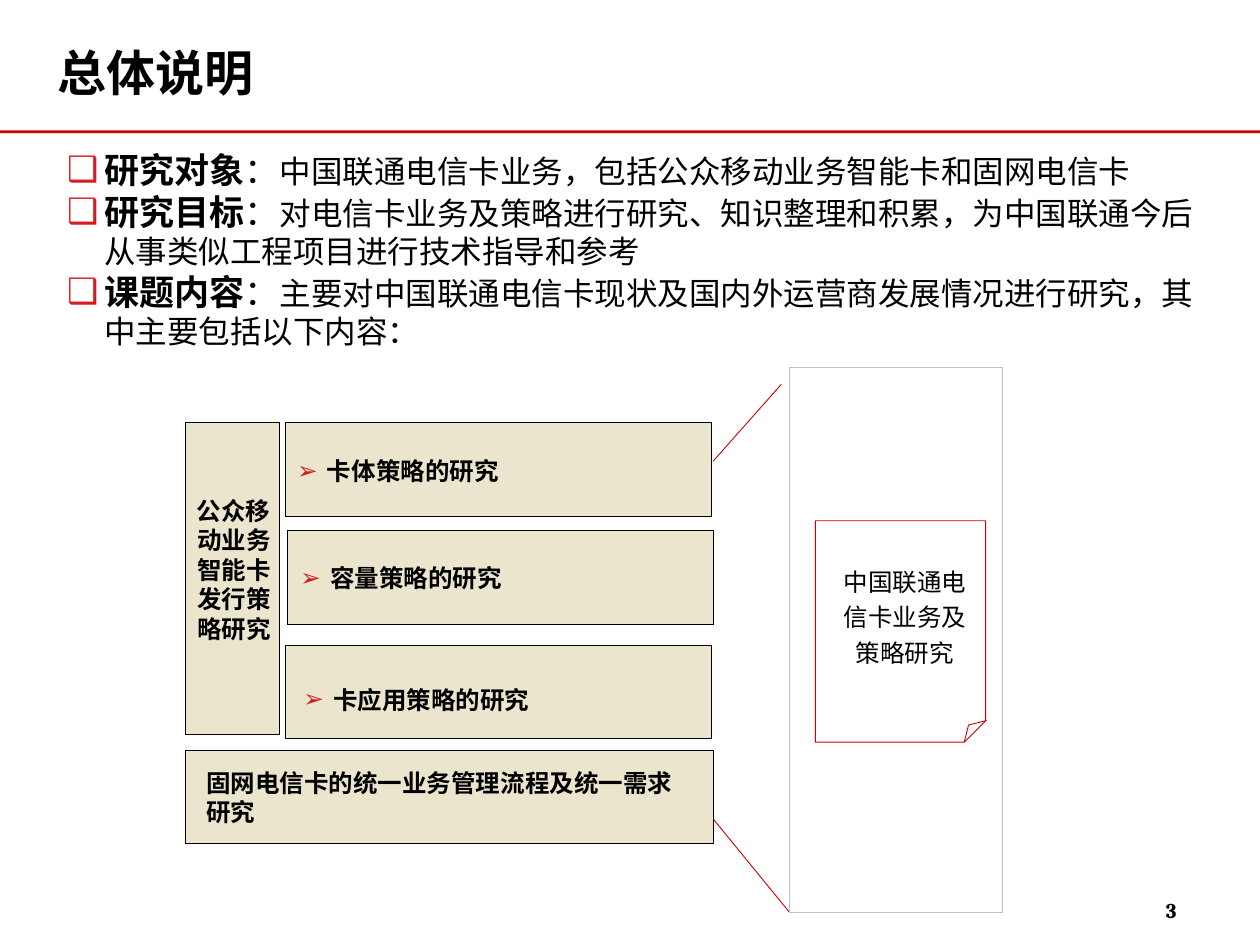
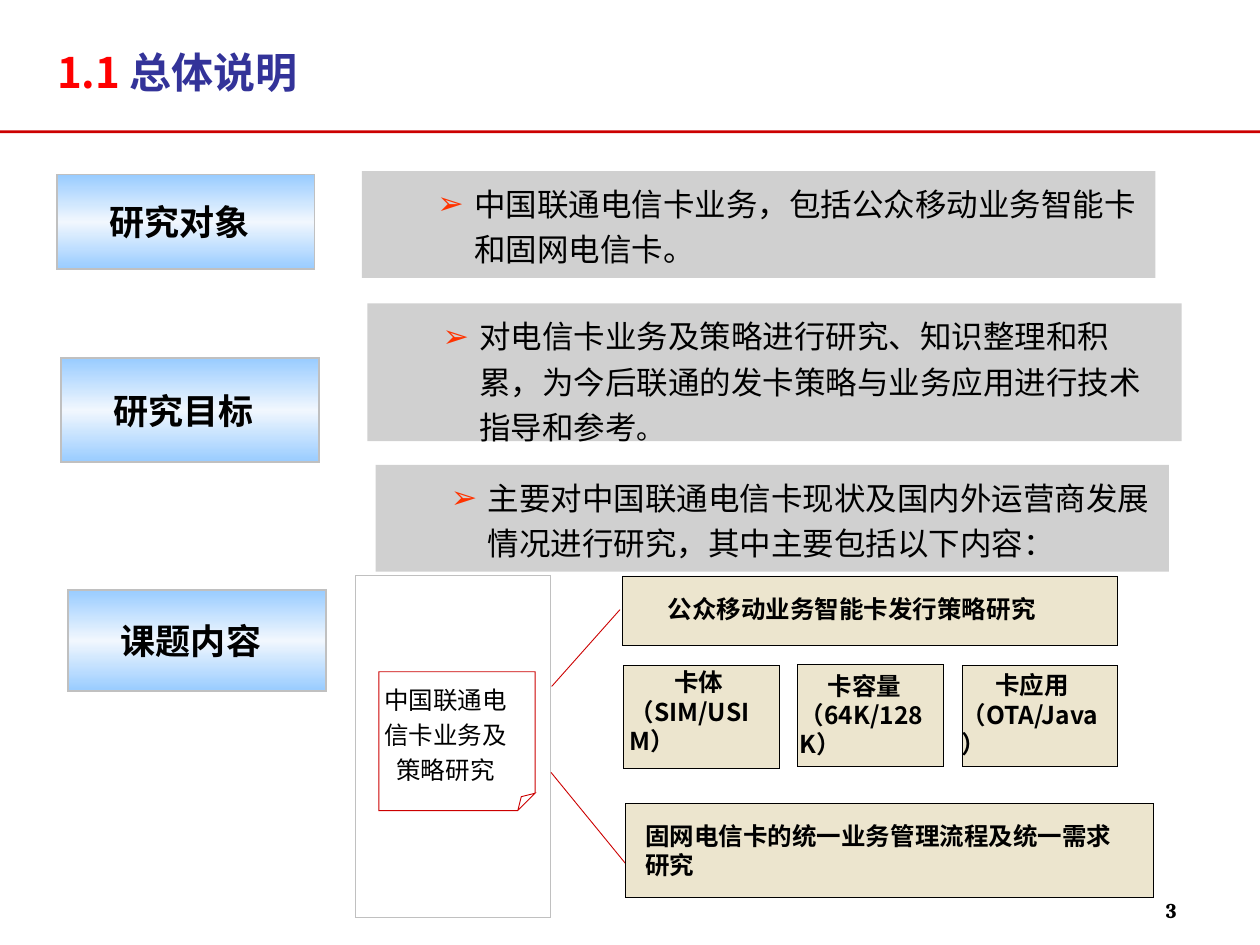
Before and after one commit to momo1101/unicardsrch, a slide deck: slide 3 of 软课题文本/软课题-中国联通电信卡业务及策略研究.ppt. Drawn at 1260x945 pixels with LibreOffice and Linux fonts; fonts in the diff are those of the drawing; grey boxes stand for pictures; background and template pictures are left out. Boxes give left, top, right and bottom in pixels: in the first picture for what was removed or moved away, otherwise in the second. Text is boxed around its words. In the diff, an @@ line names an element or a change of style, - is before the commit and + after.

```diff
--- a/软课题文本/软课题-中国联通电信卡业务及策略研究.ppt
+++ b/软课题文本/软课题-中国联通电信卡业务及策略研究.ppt
@@ title at <box>57,52,298,92</box>: text changed; size 28 to 24 pt; text colour #000000 to #333399 @@
-总体说明
+1.1 总体说明
@@ rectangle added at <box>57,175,315,270</box>, fill gradient #99CCFF to #F1F7FE, outline #C0C0C0 0.99 pt, 20 pt, text #000000, bold @@
+研究对象
@@ text removed at <box>104,153,1194,346</box> @@
-❑ 研究对象：中国联通电信卡业务，包括公众移动业务智能卡和固网电信卡
-❑ 研究目标：对电信卡业务及策略进行研究、知识整理和积累，为中国联通今后从事类似工程项目进行技术指导和参考
-❑ 课题内容：主要对中国联通电信卡现状及国内外运营商发展情况进行研究，其中主要包括以下内容：
@@ picture added at <box>362,171,1155,278</box>, 18 pt, text #000000 @@
+  ➢ 中国联通电信卡业务，包括公众移动业务智能卡和固网电信卡。
@@ picture added at <box>367,304,1181,441</box>, 18 pt, text #000000 @@
+  ➢ 对电信卡业务及策略进行研究、知识整理和积累，为今后联通的发卡策略与业务应用进行技术指导和参考。
@@ rectangle added at <box>60,358,319,461</box>, fill gradient #99CCFF to #F1F7FE, outline #C0C0C0 0.99 pt, 20 pt, text #000000, bold @@
+研究目标
@@ group removed at <box>286,368,1003,914</box>: 3 texts, 2 rectangles, 1 folded corner @@
-➢ 卡应用策略的研究
-➢ 容量策略的研究
-➢ 卡体策略的研究
@@ picture added at <box>375,465,1169,572</box>, 18 pt, text #000000 @@
+  ➢ 主要对中国联通电信卡现状及国内外运营商发展情况进行研究，其中主要包括以下内容：
@@ rectangle added at <box>68,590,326,690</box>, fill gradient #99CCFF to #F1F7FE, outline #C0C0C0 0.99 pt, 20 pt, text #000000, bold @@
+课题内容
@@ rectangle added at <box>355,576,551,917</box>, outline #C0C0C0 0.51 pt @@
@@ text "公众移动业务智能卡发行策略研究" rewrapped from <box>197,499,271,641</box> to <box>667,597,1035,621</box> @@
@@ rectangle: place and size @@
-rectangle at <box>287,530,713,624</box>
+rectangle at <box>622,576,1118,646</box>
@@ line moved from (713, 461) - (781, 384) to (552, 687) - (620, 610) @@
@@ text "中国联通电信卡业务及策略研究": place and size @@
-text "中国联通电信卡业务及策略研究" at <box>844,570,967,664</box>
+text "中国联通电信卡业务及策略研究" at <box>384,688,507,781</box>
@@ folded corner added at <box>379,672,536,810</box>, outline #CC0000 0.51 pt @@
@@ rectangle added at <box>624,665,780,769</box>, fill #ECE5CE, outline #000000 0.51 pt @@
@@ text added at <box>630,670,750,726</box>, 14 pt, text #000000, bold @@
+卡体（SIM/USIM）
@@ rectangle: place and size @@
-rectangle at <box>185,422,280,735</box>
+rectangle at <box>798,665,944,767</box>
@@ text added at <box>800,674,923,729</box>, 14 pt, text #000000, bold @@
+卡容量（64K/128K）
@@ text added at <box>962,673,1098,730</box>, 14 pt, text #000000, bold @@
+卡应用（OTA/Java）
@@ rectangle: place and size @@
-rectangle at <box>185,750,713,843</box>
+rectangle at <box>963,665,1118,767</box>
@@ line moved from (713, 819) - (790, 912) to (551, 772) - (627, 866) @@
@@ rectangle: place and size @@
-rectangle at <box>286,645,712,738</box>
+rectangle at <box>626,804,1154,897</box>
@@ text "固网电信卡的统一业务管理流程及统一需求研究": place and size @@
-text "固网电信卡的统一业务管理流程及统一需求研究" at <box>206,771,672,824</box>
+text "固网电信卡的统一业务管理流程及统一需求研究" at <box>645,824,1111,877</box>
```
Also in this commit, not shown: 21 other slides changed, 3 slides added, 7 slides removed.
